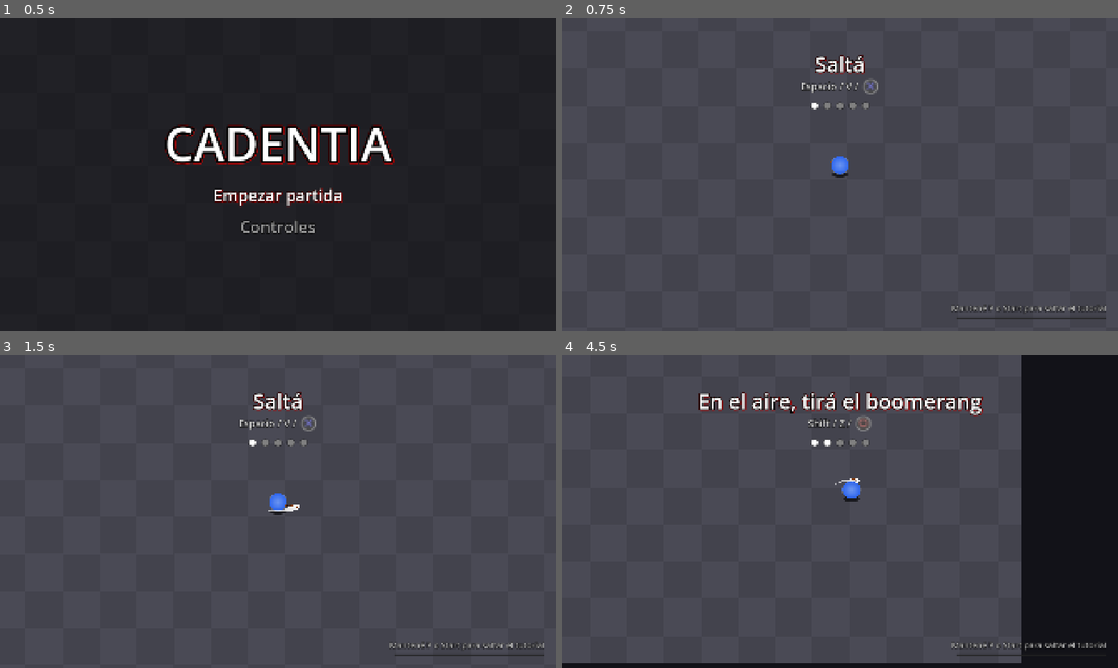
Above: before the commit, frames 1-4 (two rows, left to right).
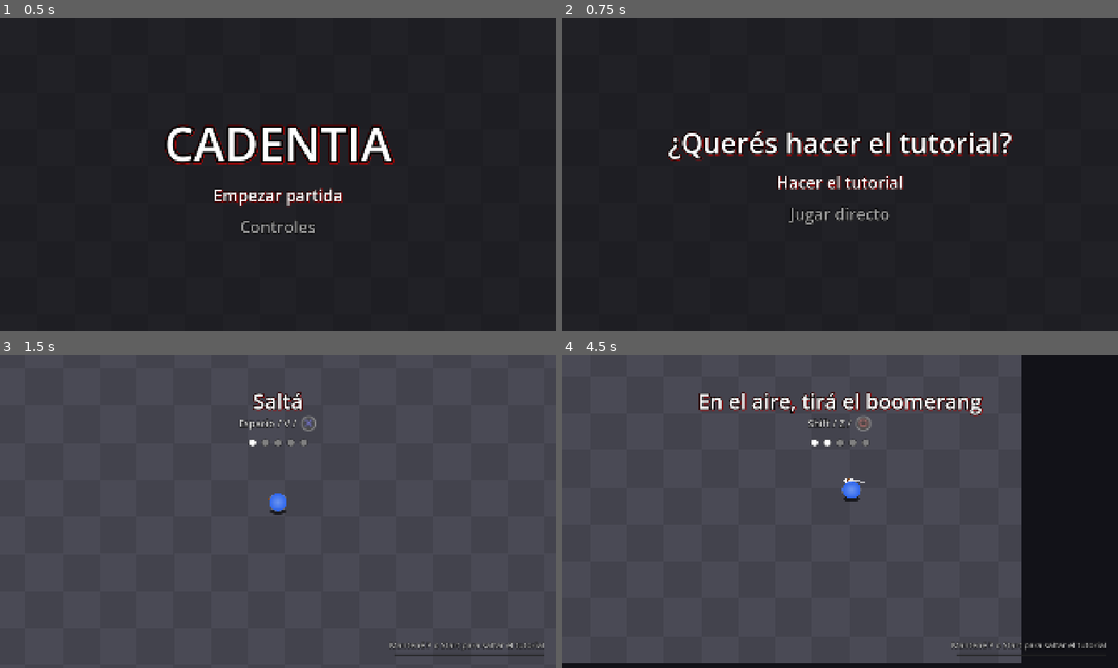
Above: after the commit, the same moments.

Repository: Lucarni-Lucas/entrega-boss-lucarni-lucas
Game: Godot game, scene res://scenes/ui/menu_principal.tscn
The game is run twice, just before and just after one commit, with the same random seed, the same clock (stepped at 60 frames per second) and the same inputs.
Inputs (mouse positions are in pixels of both pictures, inside the frame that each line leads up to):
- Up to frame 1 (0.5 s): no input
- Up to frame 2 (0.75 s): click "Empezar partida" at 0.5 s
- Up to frame 3 (1.5 s): click (278, 520) at 1.25 s, where only the run after the commit has a clickable "Hacer el tutorial"
- Up to frame 4 (4.5 s): tap Enter at 2 s; move the mouse to (962, 495) at 2.02 s; hold D (mover_derecha) 2.03-2.78 s; tap Z (boomerang) at 2.1 s; click (962, 495) at 2.17 s; move the mouse to (728, 527) at 2.77 s; hold S (mover_abajo) 2.78-3.53 s; tap X (dive) at 2.85 s; move the mouse to (895, 442) at 3.52 s; hold D (mover_derecha) 3.53-4.28 s; tap Space (ground_pound) at 3.6 s; move the mouse to (812, 574) at 4.27 s; hold W (mover_arriba) from 4.28 s (still down); tap C (slash) at 4.35 s; click (812, 574) at 4.42 s

Frame 1 is identical in both runs. In frame 2, 99% of the frame differs, in the area x 0-100%, y 0-100%; in frame 3, less than 0.1%; in frame 4, less than 0.1%.

Commit message:
agrego pantalla pregunta para hacer tutorial

Diff:
--- a/entrega-boss-lucarni-lucas/scenes/ui/menu_principal.gd
+++ b/entrega-boss-lucarni-lucas/scenes/ui/menu_principal.gd
@@ -1,22 +1,46 @@
 extends Control
 
+@export_file("*.tscn") var escena_tutorial: String
 @export_file("*.tscn") var escena_partida: String
 
 @onready var _opciones: VBoxContainer = $Opciones
 @onready var _empezar_partida: Button = $Opciones/EmpezarPartida
 @onready var _boton_controles: Button = $Opciones/Controles
 @onready var _controles := $Controles
+@onready var _pregunta: VBoxContainer = $Pregunta
+@onready var _hacer_tutorial: Button = $Pregunta/HacerTutorial
+@onready var _jugar_directo: Button = $Pregunta/JugarDirecto
 
 
 func _ready() -> void:
-	_empezar_partida.pressed.connect(_on_empezar_partida_pressed)
+	_empezar_partida.pressed.connect(_abrir_pregunta)
 	_boton_controles.pressed.connect(_abrir_controles)
 	_controles.cerrado.connect(_on_controles_cerrado)
+	_hacer_tutorial.pressed.connect(_ir_a.bind(escena_tutorial))
+	_jugar_directo.pressed.connect(_ir_a.bind(escena_partida))
 	_empezar_partida.grab_focus()
 
 
-func _on_empezar_partida_pressed() -> void:
-	get_tree().change_scene_to_file(escena_partida)
+func _unhandled_input(event: InputEvent) -> void:
+	if _pregunta.visible and event.is_action_pressed("ui_cancel"):
+		_cerrar_pregunta()
+		get_viewport().set_input_as_handled()
+
+
+func _abrir_pregunta() -> void:
+	_opciones.visible = false
+	_pregunta.visible = true
+	_hacer_tutorial.grab_focus()
+
+
+func _cerrar_pregunta() -> void:
+	_pregunta.visible = false
+	_opciones.visible = true
+	_empezar_partida.grab_focus()
+
+
+func _ir_a(escena: String) -> void:
+	get_tree().change_scene_to_file(escena)
 
 
 func _abrir_controles() -> void:
--- a/entrega-boss-lucarni-lucas/scenes/ui/menu_principal.tscn
+++ b/entrega-boss-lucarni-lucas/scenes/ui/menu_principal.tscn
@@ -13,7 +13,8 @@
 grow_horizontal = 2
 grow_vertical = 2
 script = ExtResource("1_guvrm")
-escena_partida = "uid://vs40drbmk6ry"
+escena_tutorial = "uid://vs40drbmk6ry"
+escena_partida = "uid://cfff452o8hyd1"
 
 [node name="Suelo" type="TextureRect" parent="." unique_id=1334703041]
 z_index = -10
@@ -68,5 +69,38 @@
 layout_mode = 2
 text = "Controles"
 
+[node name="Pregunta" type="VBoxContainer" parent="." unique_id=1032511698]
+visible = false
+layout_mode = 1
+anchors_preset = 8
+anchor_left = 0.5
+anchor_top = 0.5
+anchor_right = 0.5
+anchor_bottom = 0.5
+offset_left = -20.0
+offset_top = -20.0
+offset_right = 20.0
+offset_bottom = 20.0
+grow_horizontal = 2
+grow_vertical = 2
+theme_override_constants/separation = 32
+alignment = 1
+
+[node name="Titulo" type="Label" parent="Pregunta" unique_id=1074862061]
+layout_mode = 2
+theme_override_constants/outline_size = 20
+theme_override_constants/shadow_outline_size = 20
+theme_override_font_sizes/font_size = 96
+text = "¿Querés hacer el tutorial?"
+horizontal_alignment = 1
+
+[node name="HacerTutorial" parent="Pregunta" unique_id=361014354 instance=ExtResource("1_tu06j")]
+layout_mode = 2
+text = "Hacer el tutorial"
+
+[node name="JugarDirecto" parent="Pregunta" unique_id=1135379901 instance=ExtResource("1_tu06j")]
+layout_mode = 2
+text = "Jugar directo"
+
 [node name="Controles" parent="." unique_id=700216410 instance=ExtResource("4_g2cyh")]
 layout_mode = 1
